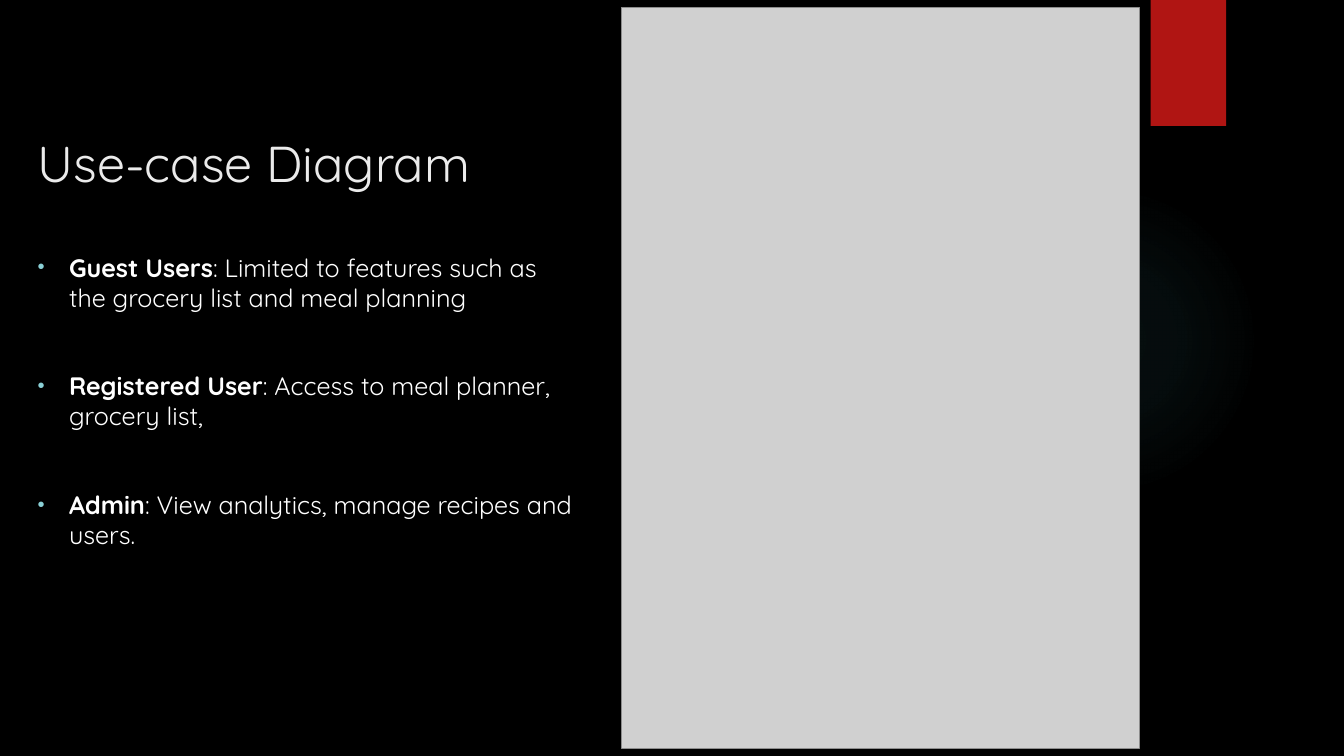
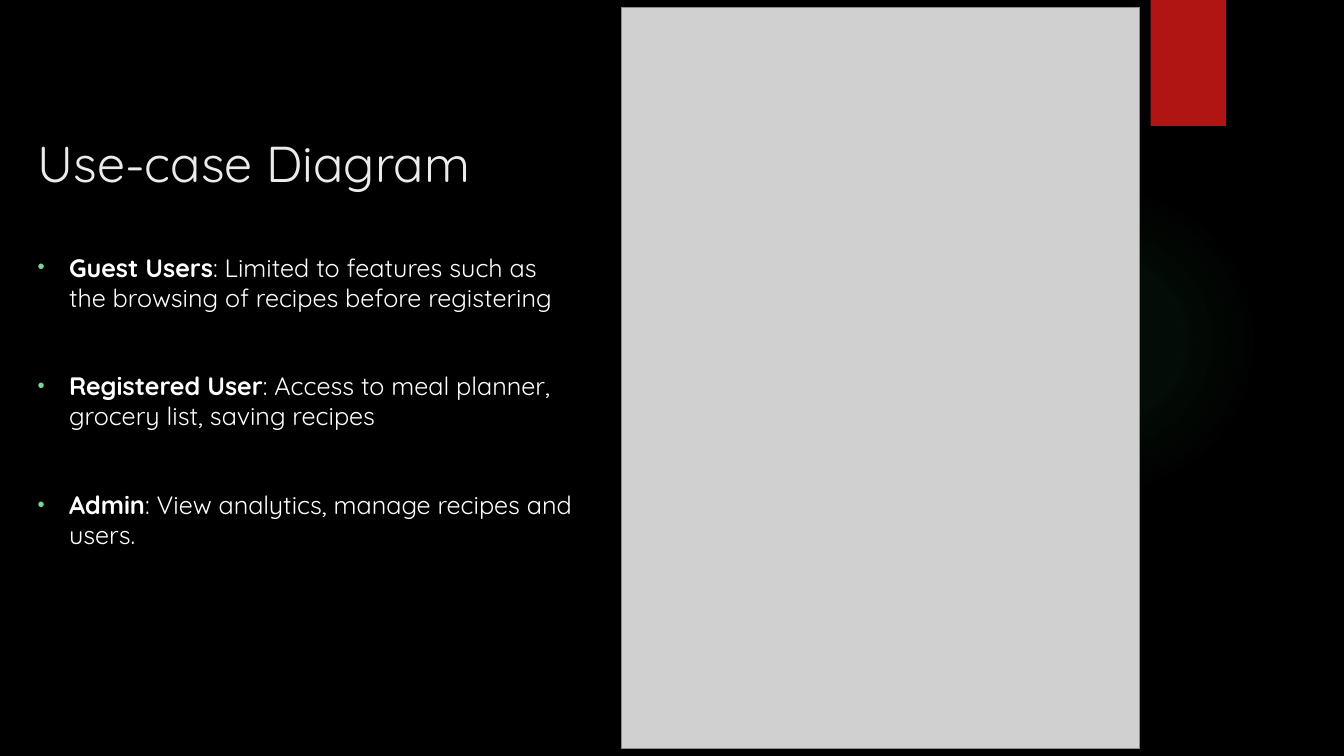
Before and after one commit to NathanTh3Gr3at/ITPV302_Project, a slide deck: slide 5 of PowerPoint Slides/ITPV302 - Presentation.pptx. Drawn at 1344x756 pixels with LibreOffice and Linux fonts; fonts in the diff are those of the drawing; grey boxes stand for pictures; background and template pictures are left out. Boxes give left, top, right and bottom in pixels: in the first picture for what was removed or moved away, otherwise in the second. Text is boxed around its words. In the diff, an @@ line names an element or a change of style, - is before the commit and + after.

Commit message:
Updated presentation slides

```diff
--- a/PowerPoint Slides/ITPV302 - Presentation.pptx
+++ b/PowerPoint Slides/ITPV302 - Presentation.pptx
@@ text at (69,258,552,430): text changed @@
-• Guest Users: Limited to features such as the grocery list and meal planning
-• Registered User: Access to meal planner, grocery list,
+• Guest Users: Limited to features such as the browsing of recipes before registering
+• Registered User: Access to meal planner, grocery list, saving recipes
```
Also in this commit, not shown: 3 other slides changed, 1 slide added.
